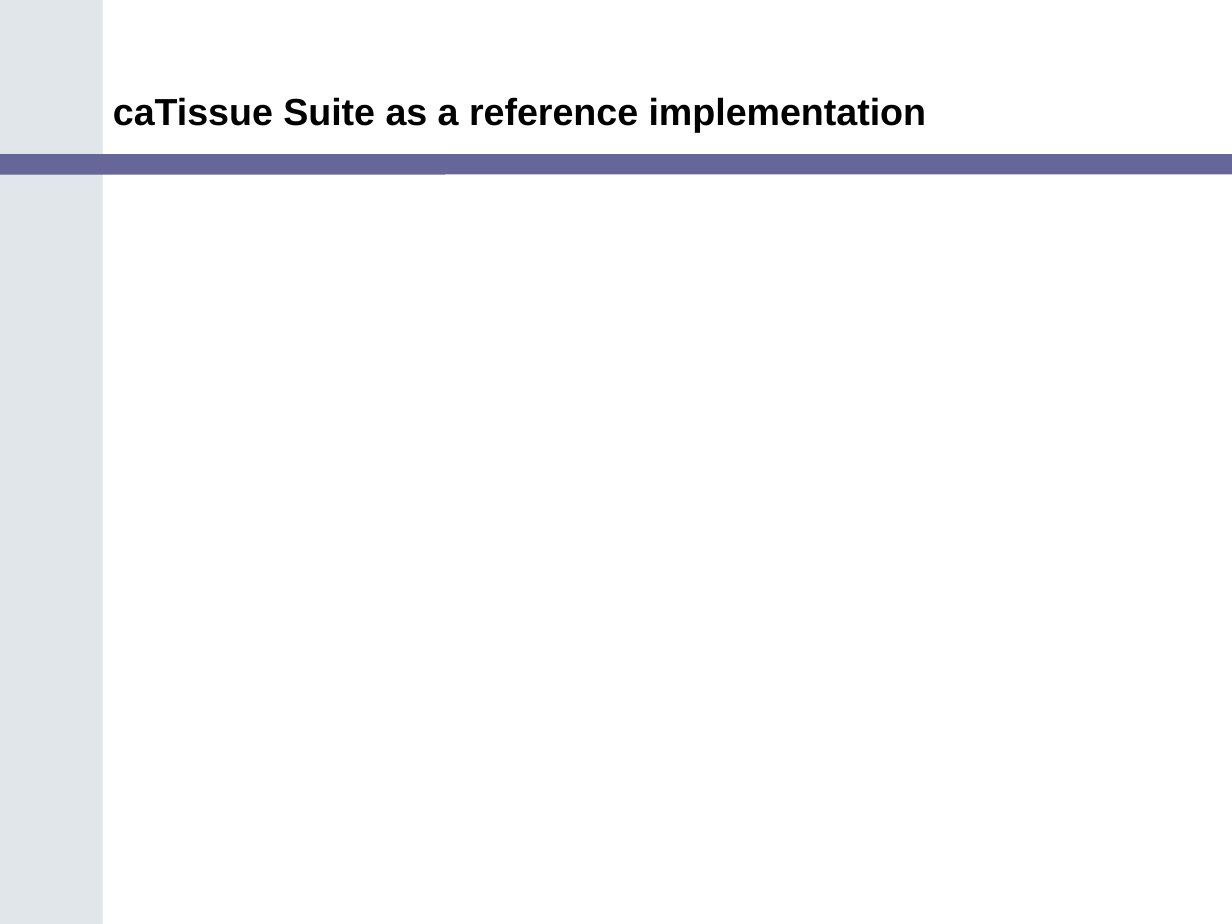
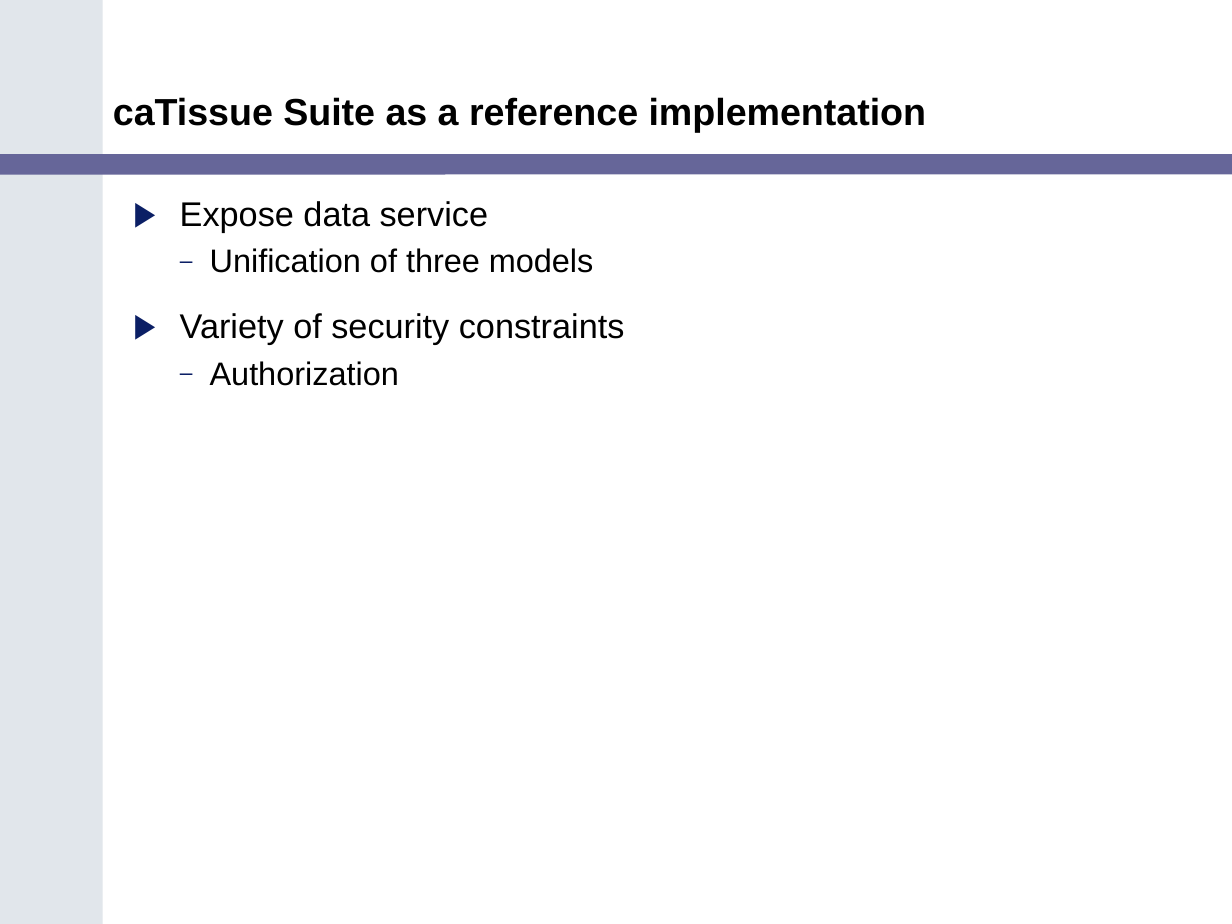
Before and after one commit to NCIP/cagrid-docs, a slide deck: slide 19 of presentations/200607_VCDE_ARCH/Ref_Impl_Arch_VCDE_2006_07.ppt (slide 20 before the commit). Drawn at 1232x924 pixels with LibreOffice and Linux fonts; fonts in the diff are those of the drawing; background and template pictures are left out. Boxes give left, top, right and bottom in pixels: in the first picture for what was removed or moved away, otherwise in the second. Text is boxed around its words. In the diff, an @@ line names an element or a change of style, - is before the commit and + after.

```diff
--- a/presentations/200607_VCDE_ARCH/Ref_Impl_Arch_VCDE_2006_07.ppt
+++ b/presentations/200607_VCDE_ARCH/Ref_Impl_Arch_VCDE_2006_07.ppt
@@ text added at (x1=180, y1=201, x2=625, y2=386), 20 pt, text #000000 @@
+▶ Expose data service
+  – Unification of three models
+▶ Variety of security constraints
+  – Authorization
```
Also in this commit, not shown: 7 other slides changed, 7 slides added, 5 slides removed.
